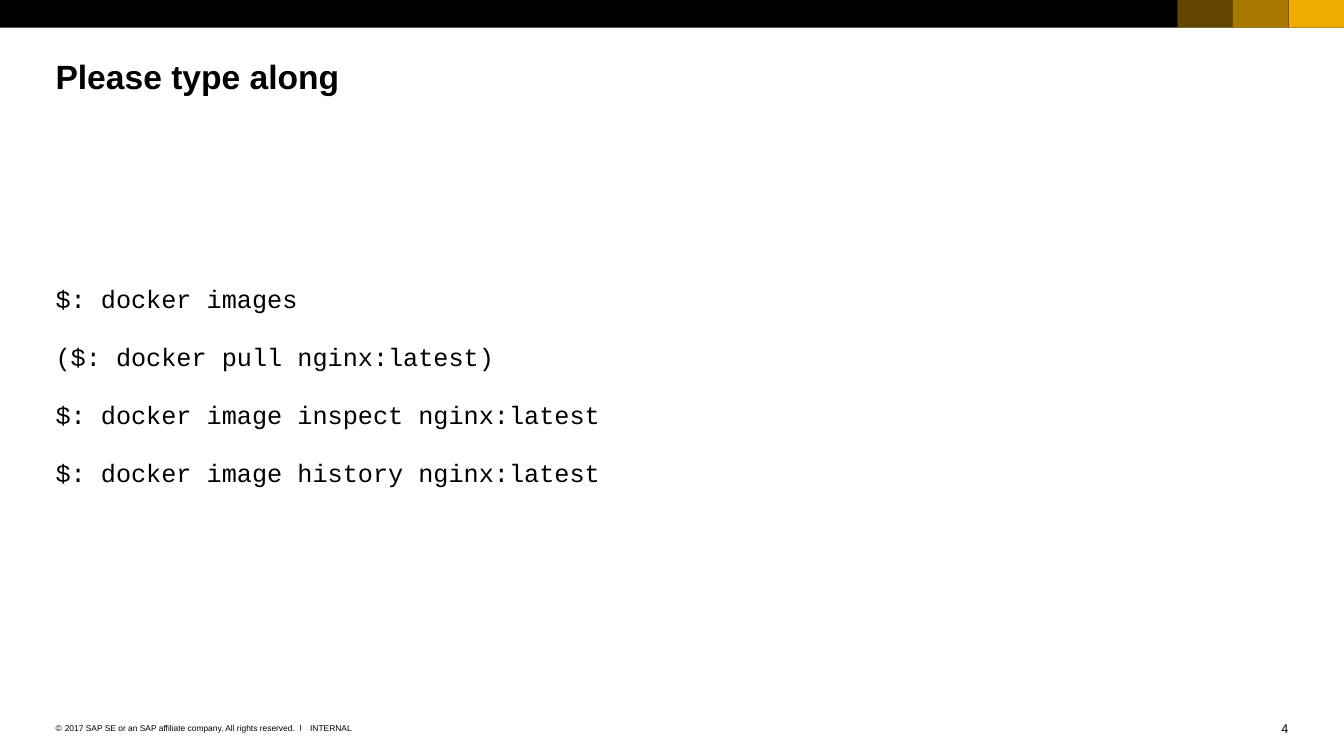
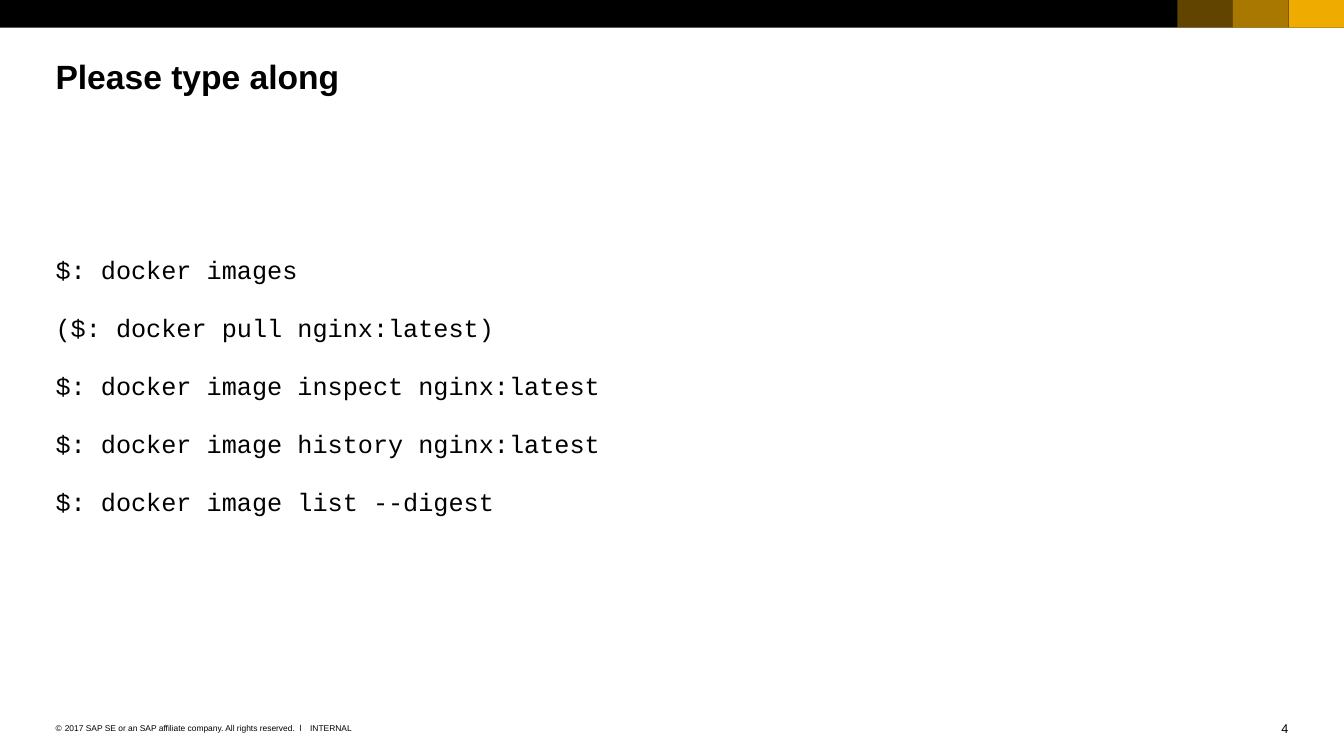
Before and after one commit to sriramrokkam/k8s-training, a slide deck: slide 4 of docker/03_Image_Lifecycle.pptx. Drawn at 1344x756 pixels with LibreOffice and Linux fonts; fonts in the diff are those of the drawing. Boxes give left, top, right and bottom in pixels: in the first picture for what was removed or moved away, otherwise in the second. Text is boxed around its words. In the diff, an @@ line names an element or a change of style, - is before the commit and + after.

Commit message:
update VM link, show image digest in docker slides (#84)

```diff
--- a/docker/03_Image_Lifecycle.pptx
+++ b/docker/03_Image_Lifecycle.pptx
@@ text "$: docker images": place and size @@
-text "$: docker images" at bbox=[101, 290, 599, 488]
+text "$: docker images" at bbox=[101, 261, 599, 517]
@@ text at bbox=[101, 493, 494, 517]: paragraph added @@
+$: docker image list --digest
```
Also in this commit, not shown: 1 other file.
